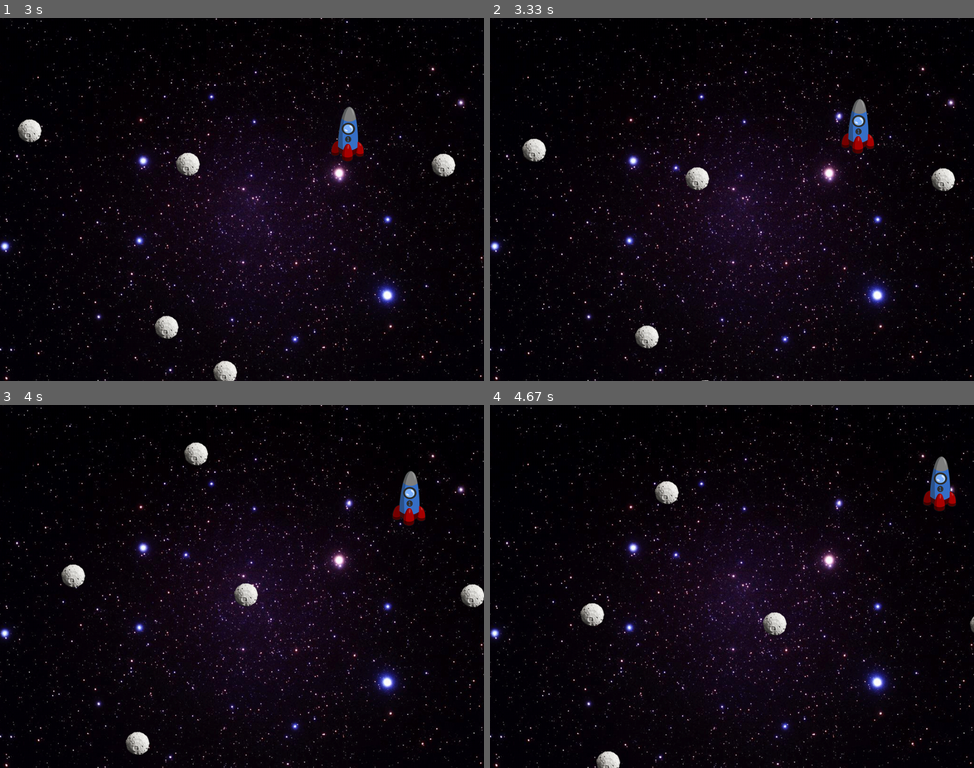
Above: before the commit, frames 1-4 (two rows, left to right).
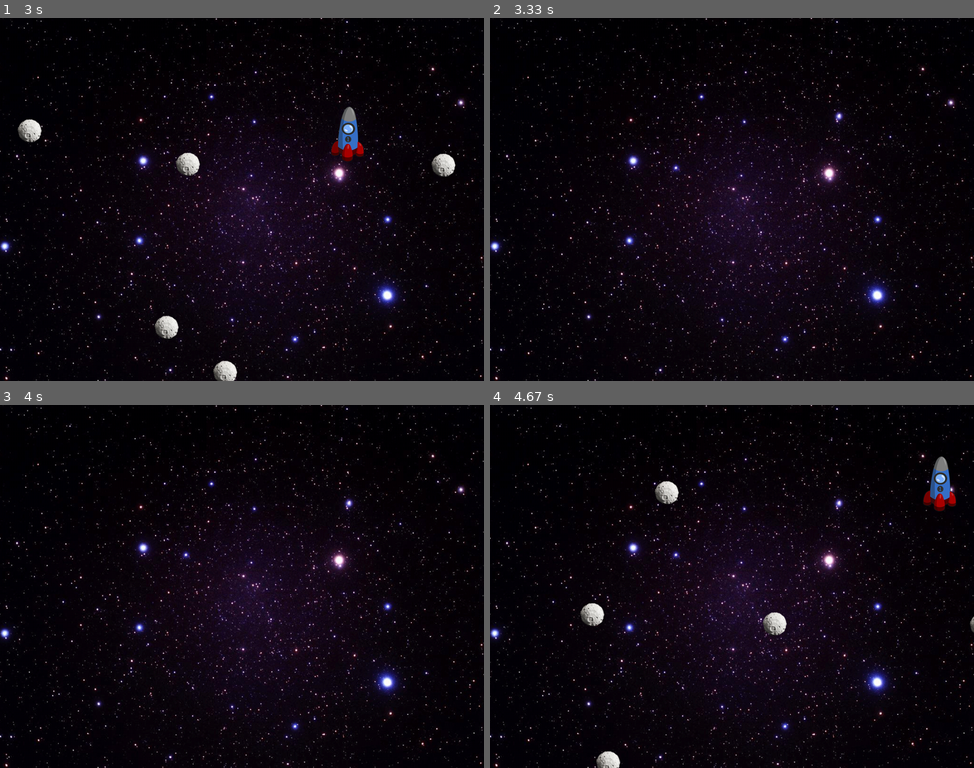
Above: after the commit, the same moments.

Repository: StevePaget/Pygame_Functions
Game: pygame game, started from demos/RocketDemo3.py
Two runs of this game, one before a commit and one after it. Both use one fixed random seed, a clock stepped at 60 frames per second and the inputs below.
Inputs:
- Up to frame 1 (3 s): hold Right 0.33-0.8 s; tap U at 0.83 s; hold Up 1.17-1.47 s; hold Right 1.5-1.97 s; hold Left 2-2.53 s; hold Left 2.57-2.97 s
- Up to frame 2 (3.33 s): tap H at 3 s
- Up to frame 3 (4 s): no input
- Up to frame 4 (4.67 s): tap U at 4.4 s

Frame 1 is identical in both runs. In frame 2, 1.6% of the frame differs, in the area x 6-97%, y 22-100%; in frame 3, 1.8%, in the area x 12-100%, y 10-97%; in frame 4, nothing differs.

Commit message:
Added unhideAll()
unhideAll() brings back any sprites that were hidden using hideAll()

Added these commands to the RocketDemo3 file.
pressing "h" hides all
pressing "u" unhides all

Diff:
--- a/demos/RocketDemo3.py
+++ b/demos/RocketDemo3.py
@@ -49,6 +49,11 @@
         angle = angle +5
         transformSprite(rocket, angle, 1)
 
+    if keyPressed("h"):
+        hideAll()
+
+    if keyPressed("u"):
+        unhideAll()
 
 
     if keyPressed("up"):
--- a/demos/pygame_functions.py
+++ b/demos/pygame_functions.py
@@ -16,6 +16,7 @@
 gameClock = pygame.time.Clock()
 backgroundImage = None
 musicPaused = False
+hiddenSprites= pygame.sprite.OrderedUpdates()
 
 keydict = {"space": pygame.K_SPACE, "esc": pygame.K_ESCAPE, "up": pygame.K_UP, "down": pygame.K_DOWN,
            "left": pygame.K_LEFT, "right": pygame.K_RIGHT,
@@ -290,9 +291,14 @@
 
 
 def hideAll():
+    hiddenSprites.add(spriteGroup.sprites())
     spriteGroup.empty()
     updateDisplay()
 
+def unhideAll():
+    spriteGroup.add(hiddenSprites.sprites())
+    hiddenSprites.empty()
+    updateDisplay()
 
 def showSprite(sprite):
     spriteGroup.add(sprite)
@@ -627,4 +633,5 @@
 
 
 if __name__ == "__main__":
-    print("pygame_functions is not designed to be run directly.")
+    print(""""pygame_functions is not designed to be run directly.
+    See the wiki at https://github.com/StevePaget/Pygame_Functions/wiki/Getting-Started for more information""")
--- a/pygame_functions.py
+++ b/pygame_functions.py
@@ -16,6 +16,7 @@
 gameClock = pygame.time.Clock()
 backgroundImage = None
 musicPaused = False
+hiddenSprites= pygame.sprite.OrderedUpdates()
 
 keydict = {"space": pygame.K_SPACE, "esc": pygame.K_ESCAPE, "up": pygame.K_UP, "down": pygame.K_DOWN,
            "left": pygame.K_LEFT, "right": pygame.K_RIGHT,
@@ -290,9 +291,14 @@
 
 
 def hideAll():
+    hiddenSprites.add(spriteGroup.sprites())
     spriteGroup.empty()
     updateDisplay()
 
+def unhideAll():
+    spriteGroup.add(hiddenSprites.sprites())
+    hiddenSprites.empty()
+    updateDisplay()
 
 def showSprite(sprite):
     spriteGroup.add(sprite)
@@ -627,4 +633,5 @@
 
 
 if __name__ == "__main__":
-    print("pygame_functions is not designed to be run directly.")
+    print(""""pygame_functions is not designed to be run directly.
+    See the wiki at https://github.com/StevePaget/Pygame_Functions/wiki/Getting-Started for more information""")
